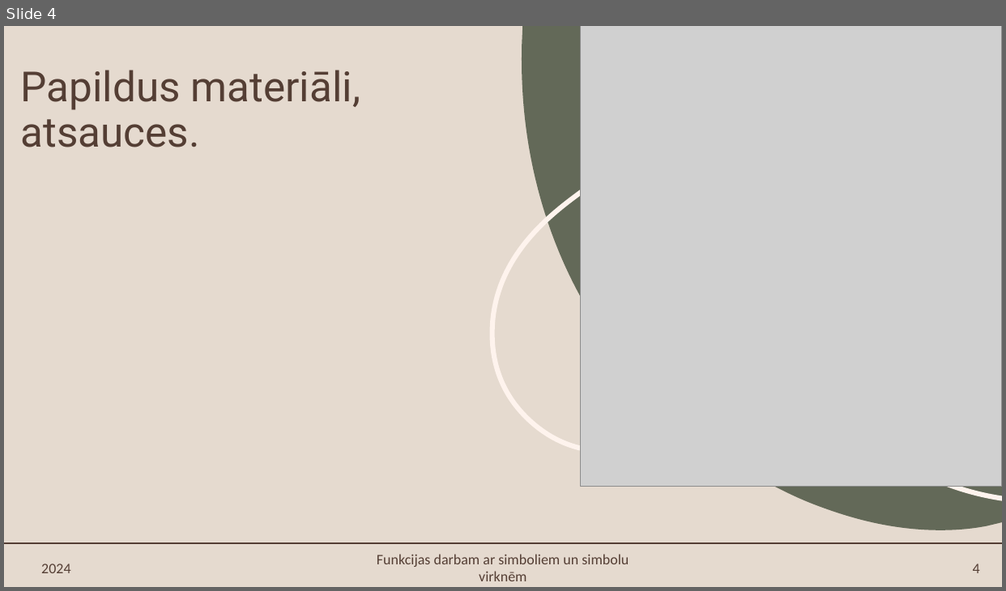
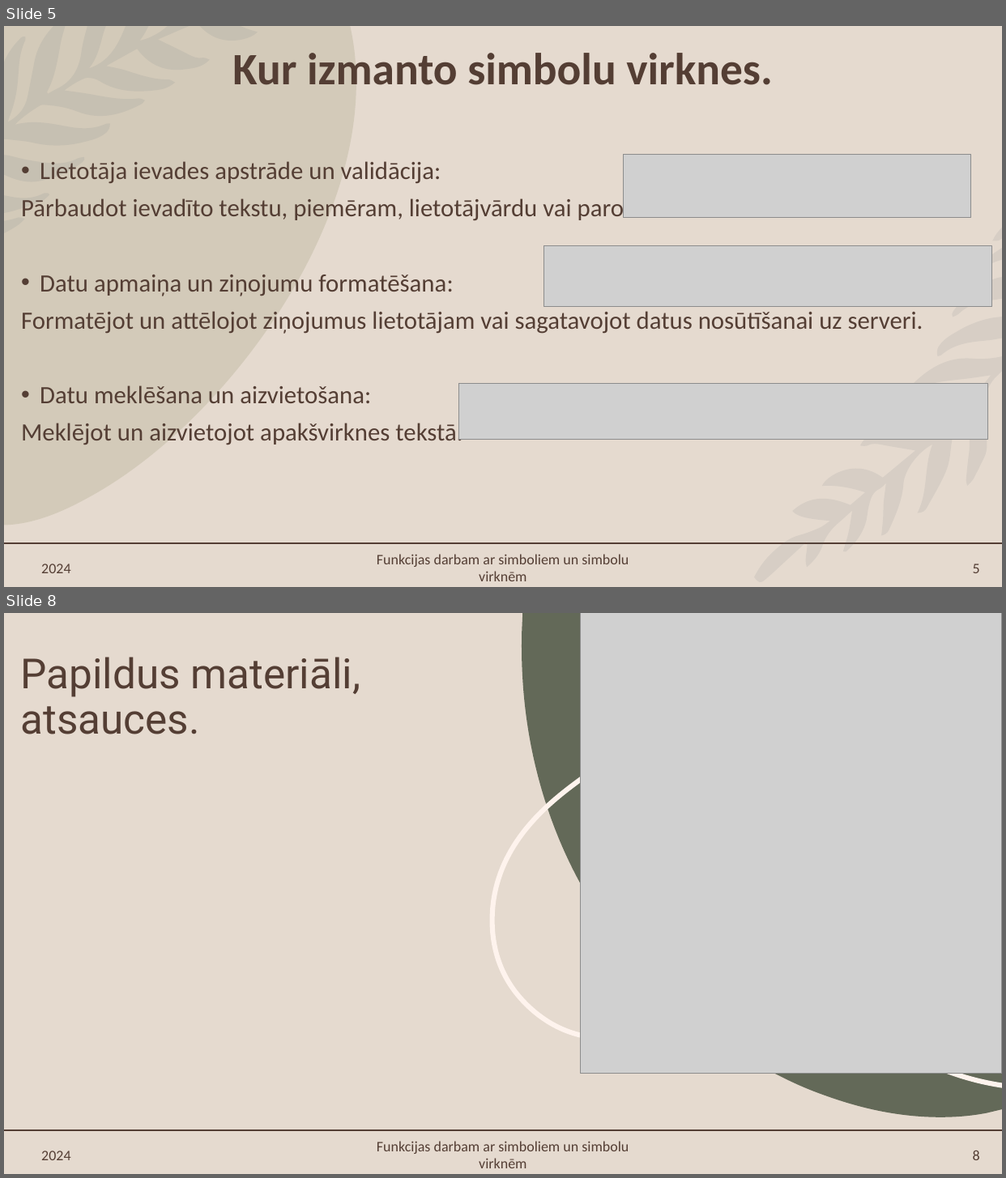
Before and after one commit to EstereVenena/Eksamens, a slide deck: Mācību materiāls.pptx. Shown one above the other, each under a label of ours: slide 4 before the commit, slides 5 and 8 after it; the slides between them are not shown. The pictures are 1006x591 and 1006x1178 pixels, drawn with LibreOffice and Linux fonts; fonts in the diff are those of the drawing; grey boxes stand for pictures. Boxes give left, top, right and bottom in pixels: in the first picture for what was removed or moved away, otherwise in the second. Text is boxed around its words. In the diff, an @@ line names an element or a change of style, - is before the commit and + after.

```diff
--- a/Mācību materiāls.pptx
+++ b/Mācību materiāls.pptx
@@ slide 5 added at [4, 26, 1002, 587], background #E5DACF; not listed: 1 template element that a slide beside it also shows @@
@@ freeform shape added at [4, 26, 356, 525], fill #A09D79 at 25% opacity @@
@@ freeform shape added at [4, 26, 258, 233], fill #5D6A76 at 10% opacity @@
@@ title added at [232, 53, 773, 85], 43.2 pt, text #543E34, bold @@
+Kur izmanto simbolu virknes.
@@ text added at [21, 161, 923, 445], 24 pt, text #543E34 @@
+• Lietotāja ievades apstrāde un validācija:
+Pārbaudot ievadīto tekstu, piemēram, lietotājvārdu vai paroli.
+• Datu apmaiņa un ziņojumu formatēšana:
+Formatējot un attēlojot ziņojumus lietotājam vai sagatavojot datus nosūtīšanai uz serveri.
+• Datu meklēšana un aizvietošana:
+Meklējot un aizvietojot apakšvirknes tekstā.
@@ picture added at [624, 155, 971, 219] @@
@@ freeform shape added at [754, 228, 1002, 583], fill #5D6A76 at 10% opacity @@
@@ picture added at [543, 246, 992, 307] @@
@@ picture added at [459, 384, 987, 440] @@
@@ text added at [377, 554, 629, 582], 14 pt, text #543E34 @@
+Funkcijas darbam ar simboliem un simbolu virknēm
@@ text added at [41, 564, 70, 574], 14 pt, text #543E34 @@
+2024
@@ page number added at [973, 564, 980, 574], 14 pt, text #543E34 @@
+5
@@ what was slide 4 is now slide 8 @@
@@ page number at [973, 1151, 980, 1161]: text changed @@
-4
+8
```
Also in this commit, not shown: 3 other slides added, 2 slides removed, 2 other files.
